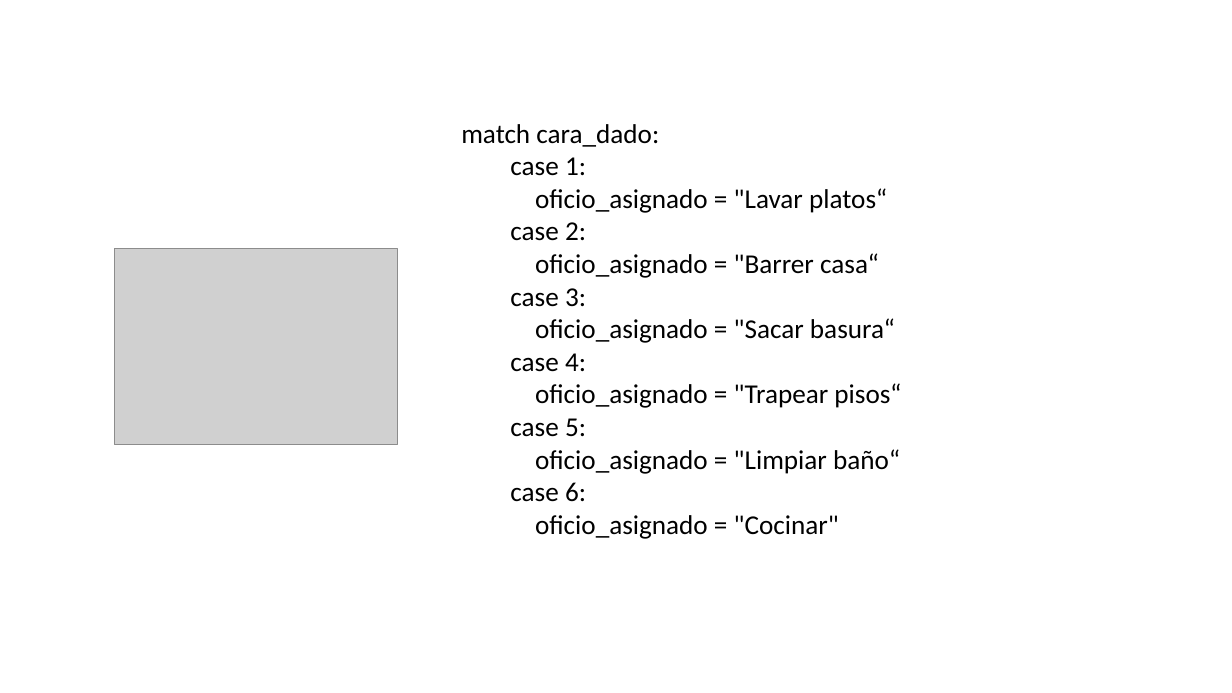
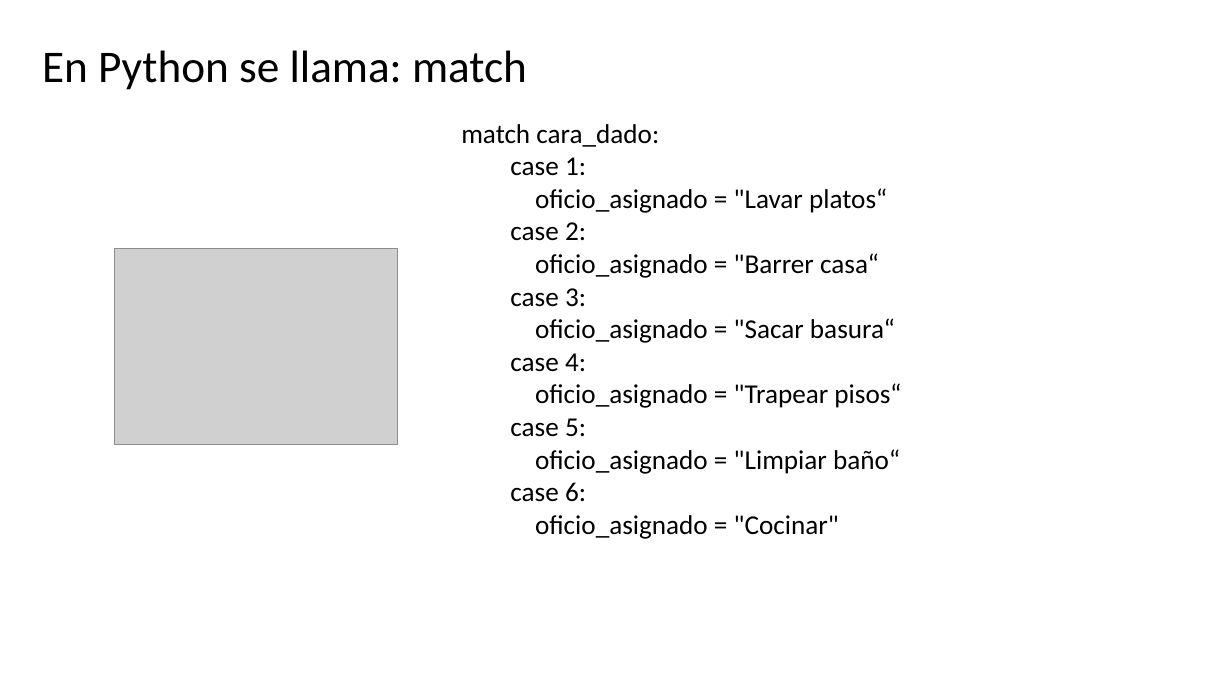
Before and after one commit to CesarLopez-Profe/Fundamentos_Python, a slide deck: slide 33 of Slides/2_Estruc_Ctrl_Condic.pptx. Drawn at 1232x693 pixels with LibreOffice and Linux fonts; fonts in the diff are those of the drawing; grey boxes stand for pictures; background and template pictures are left out. Boxes give left, top, right and bottom in pixels: in the first picture for what was removed or moved away, otherwise in the second. Text is boxed around its words. In the diff, an @@ line names an element or a change of style, - is before the commit and + after.

```diff
--- a/Slides/2_Estruc_Ctrl_Condic.pptx
+++ b/Slides/2_Estruc_Ctrl_Condic.pptx
@@ title added at (x1=42, y1=50, x2=527, y2=90), 40 pt, text #000000 @@
+En Python se llama: match
```
Also in this commit, not shown: 10 other slides changed, 1 other file.
